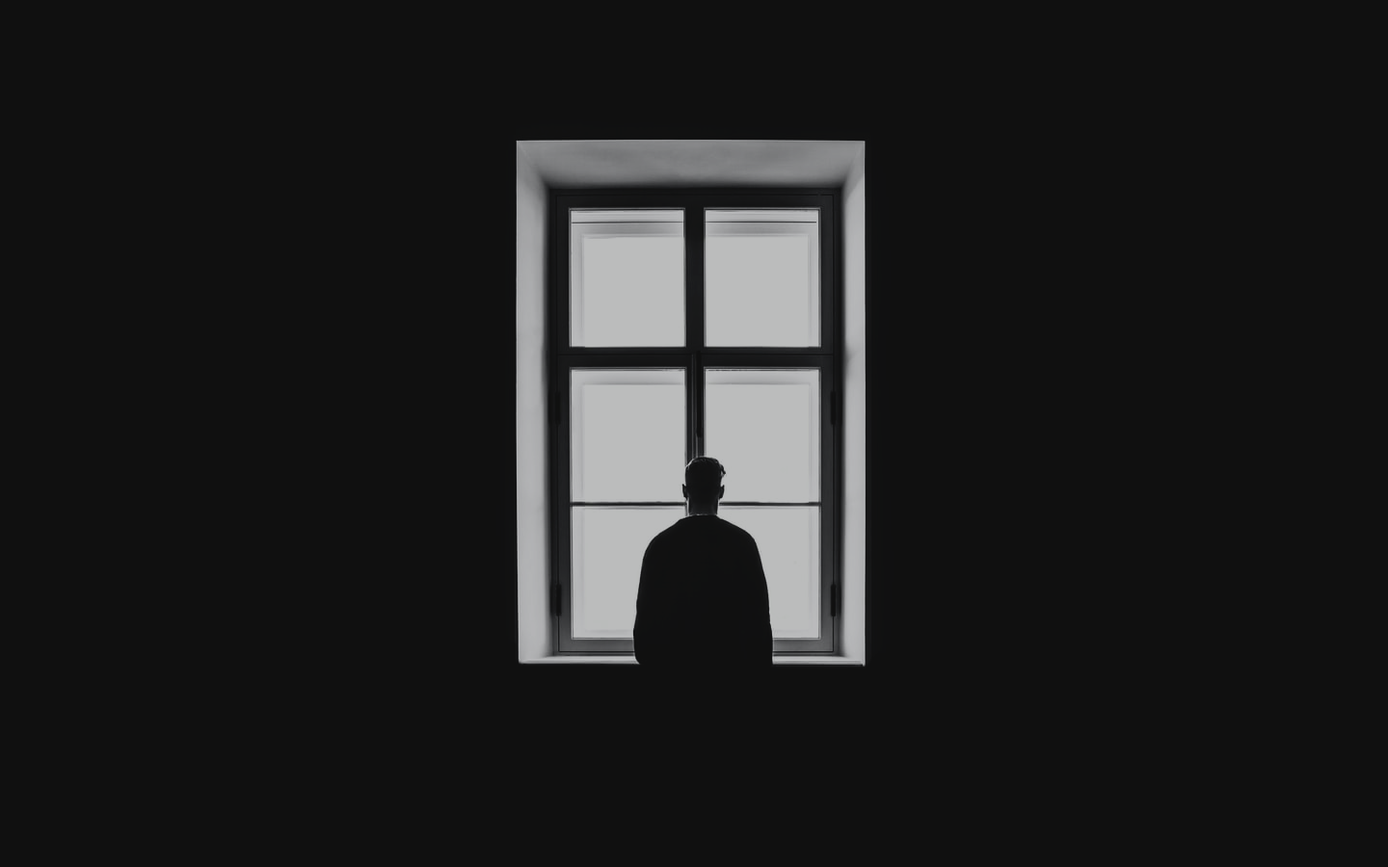
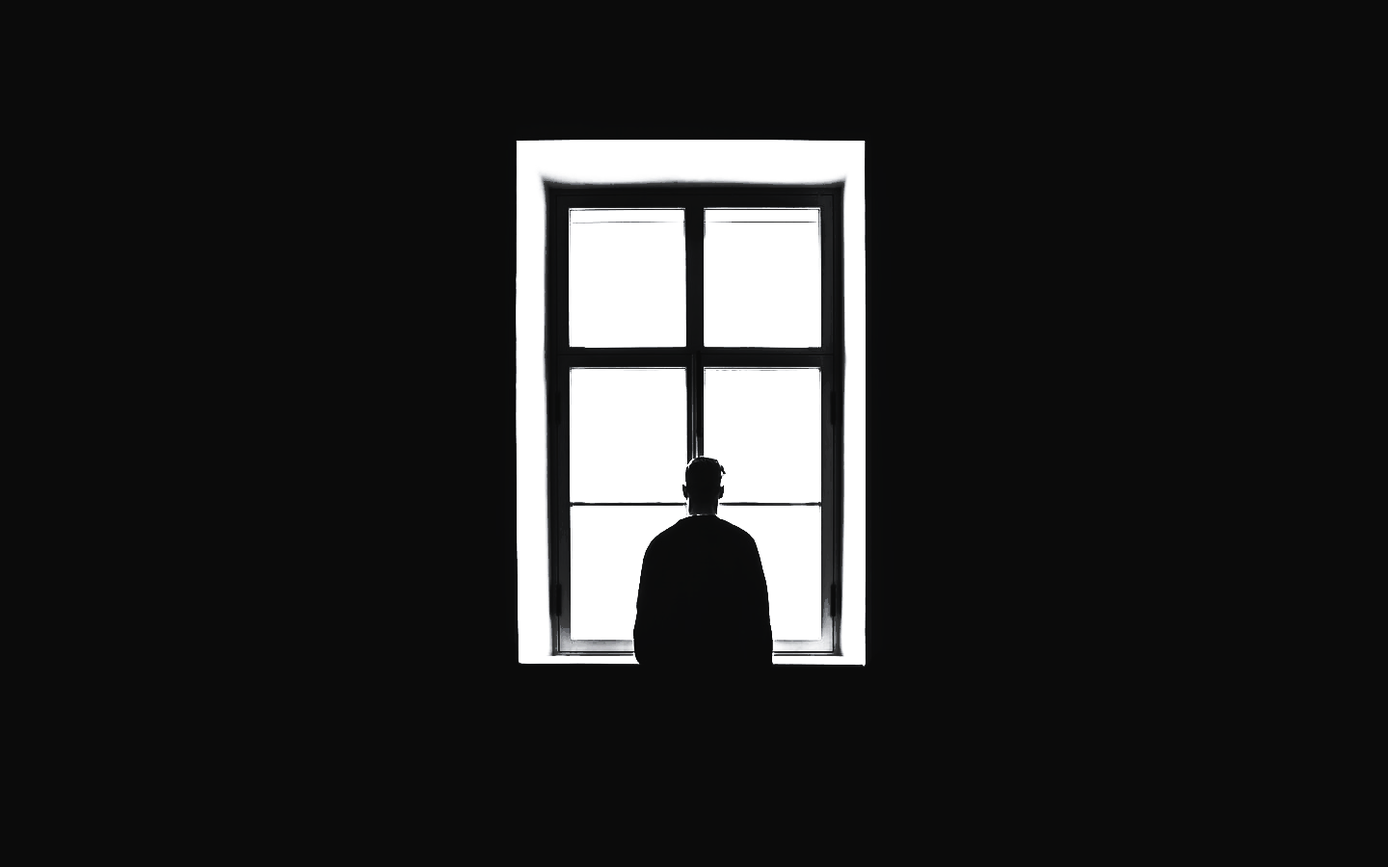
Comparing the layer stacks of the two 1388x867 images. Changes:
moved "windowguy black" above "windowguy white #1", painted on it over [0, 0, 1388, 867]
